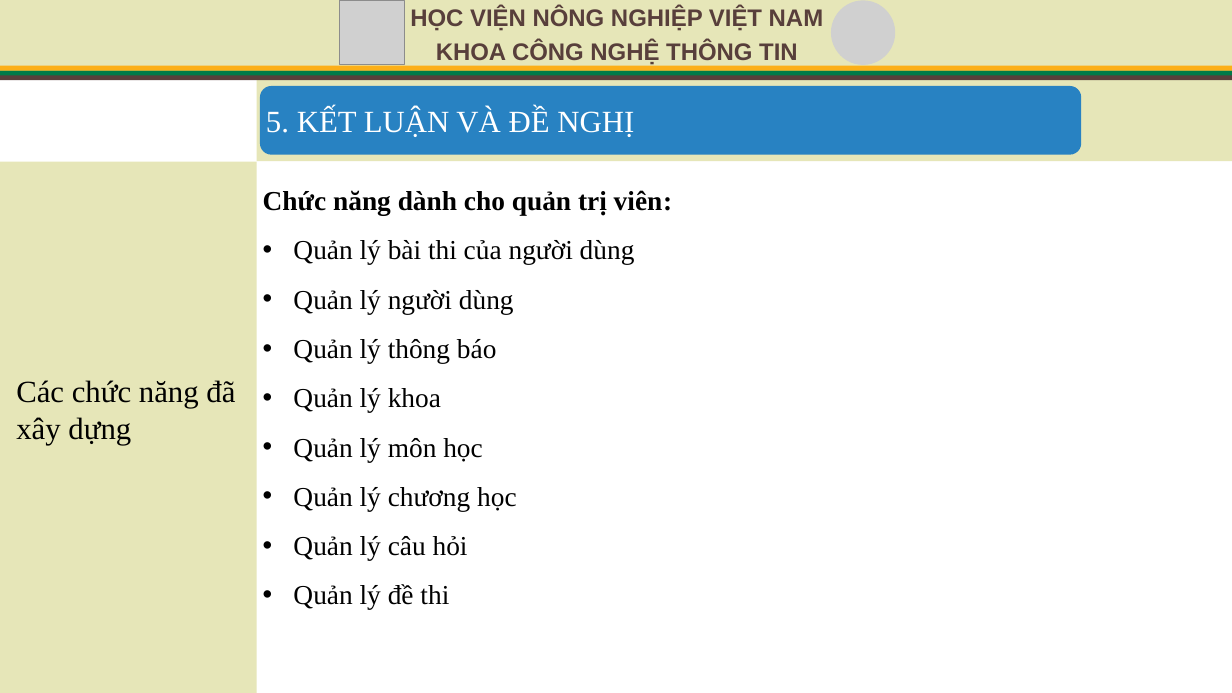
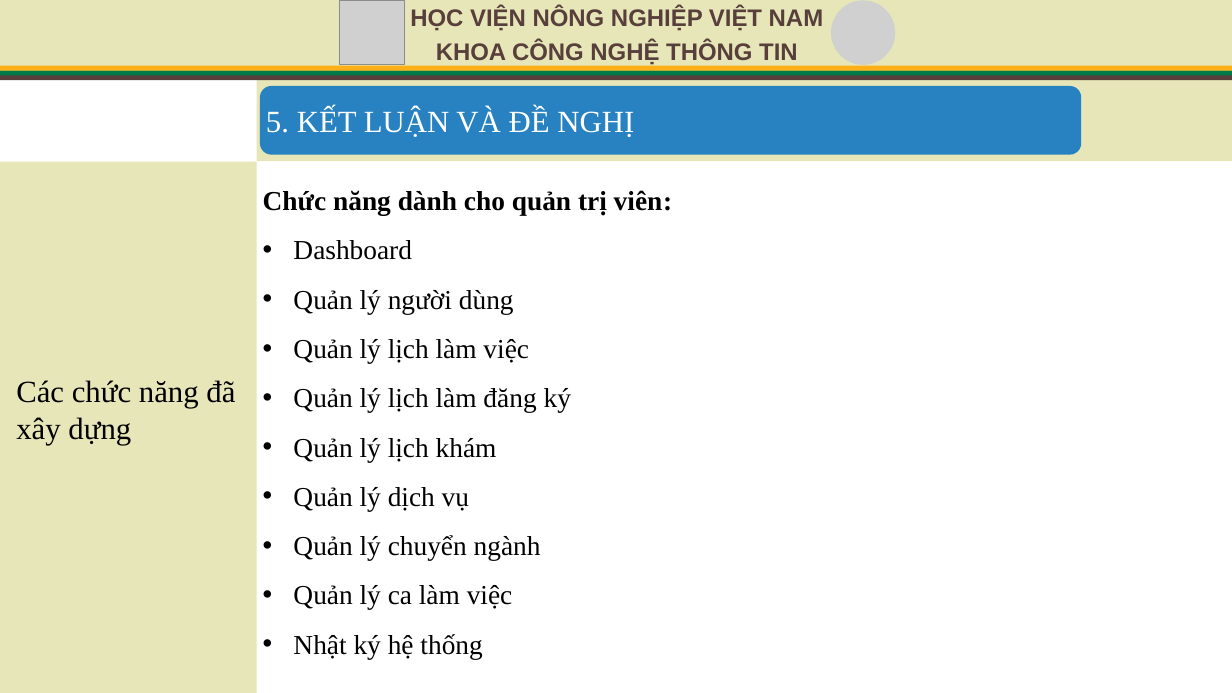
Before and after one commit to HungTran1412/veterinary-clinic-api, a slide deck: slide 37 of VeterinaryClinic.API/wwwroot/Document/TrinhChieu_KLTN.pptx. Drawn at 1232x693 pixels with LibreOffice and Linux fonts; fonts in the diff are those of the drawing; grey boxes stand for pictures. Boxes give left, top, right and bottom in pixels: in the first picture for what was removed or moved away, otherwise in the second. Text is boxed around its words. In the diff, an @@ line names an element or a change of style, - is before the commit and + after.

```diff
--- a/VeterinaryClinic.API/wwwroot/Document/TrinhChieu_KLTN.pptx
+++ b/VeterinaryClinic.API/wwwroot/Document/TrinhChieu_KLTN.pptx
@@ text at <box>293,240,412,260</box>: text changed @@
-• Quản lý bài thi của người dùng
+• Dashboard
@@ text at <box>293,339,571,659</box>: text changed @@
-• Quản lý thông báo
-• Quản lý khoa
-• Quản lý môn học
-• Quản lý chương học
-• Quản lý câu hỏi
-• Quản lý đề thi
+• Quản lý lịch làm việc
+• Quản lý lịch làm đăng ký
+• Quản lý lịch khám
+• Quản lý dịch vụ
+• Quản lý chuyển ngành
+• Quản lý ca làm việc
+• Nhật ký hệ thống
```
Also in this commit, not shown: 3 other slides changed.
